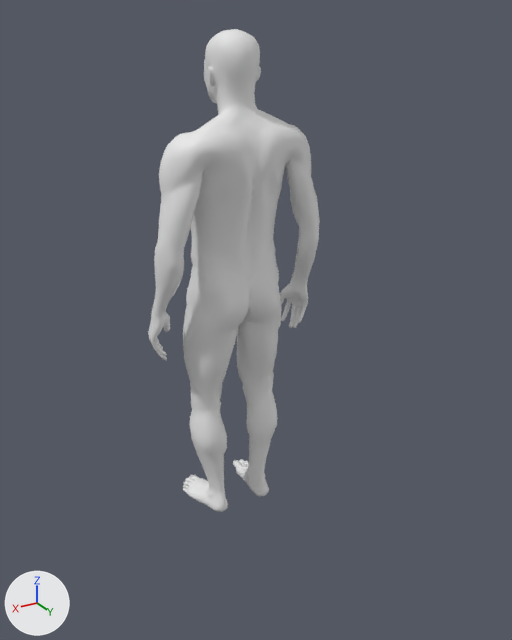
The FBX model Content/Assets/VentAnims.fbx, before and after one commit.
Camera for both pictures: a 50 mm camera at (65.2, 119.7, 101.4) aimed at (1.2, 12.9, 48.0). Arrows for +X, +Y and +Z are at lower left; the lights stay in place. Where no turn or scale is listed for an object, it has been applied to the vertices.

Before the edit, the objects in view are built like this:
```python
me_plane_004 = bpy.data.meshes.new('Plane.004')
me_plane_004.from_pydata(...)  # 7417 vertices, 7404 faces; spans x -18.4..18.4, y -11.3..9.1, z -0.1..99.1
ob_man = bpy.data.objects.new('Man', me_plane_004)
ob_man.location = (0.1, 2.2, 0.0)
```
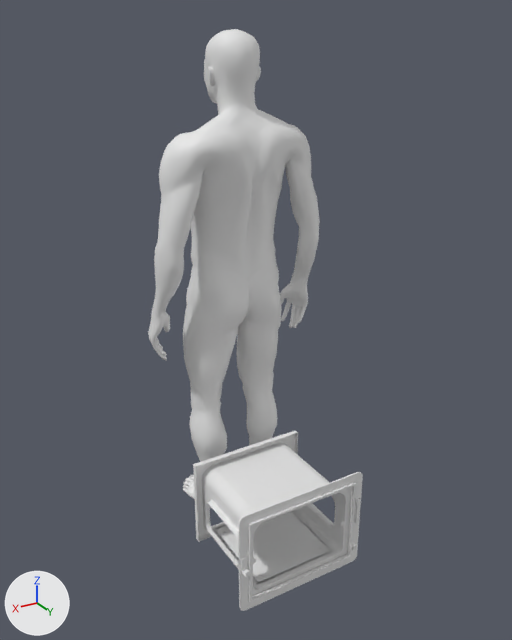
The newer file is also rescaled (x0.018), turned or shifted as a whole; pictures and numbers use the older file's frame.

Scene script edits in JSON lines:
```json
{"op": "add", "block": "me_plane_010", "code": ["me_plane_010 = bpy.data.meshes.new('Plane.010')", "me_plane_010.from_pydata(...)  # 716 vertices, 807 faces; spans x -26.4..0.9, y -2.9..-0.9, z -10.2..11.3"]}
{"op": "add", "block": "me_plane_014", "code": ["me_plane_014 = bpy.data.meshes.new('Plane.014')", "me_plane_014.from_pydata(...)  # 3236 vertices, 3180 faces; spans x -12.1..12.1, y -10.1..10.1, z -11.9..6.6"]}
{"op": "add", "block": "ob_plane_044", "code": ["ob_plane_044 = bpy.data.objects.new('Plane.044', me_plane_010)", "ob_plane_044.location = (15.8, 35.7, 10.2)"]}
{"op": "add", "block": "ob_plane_006", "code": ["ob_plane_006 = bpy.data.objects.new('Plane.006', me_plane_014)", "ob_plane_006.location = (3.0, 22.3, 13.2)"]}
```

Changed parts and their boxes (x1, y1, x2, y2) in the pictures (512 x 640 px):
```json
{"object": "Plane.006", "change": "added", "after": [193, 431, 352, 597]}
{"object": "Plane.044", "change": "added", "after": [238, 472, 363, 611]}
```
